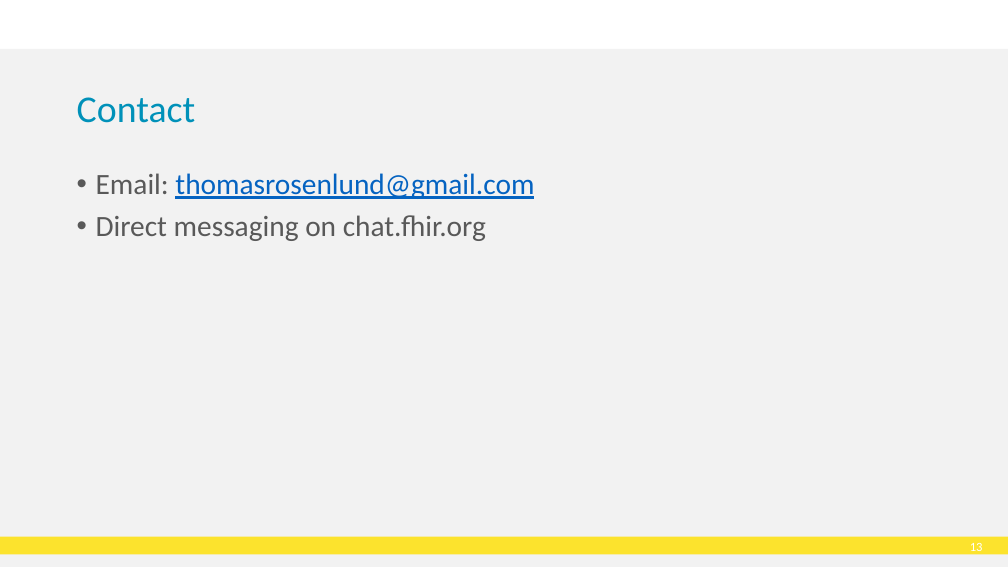
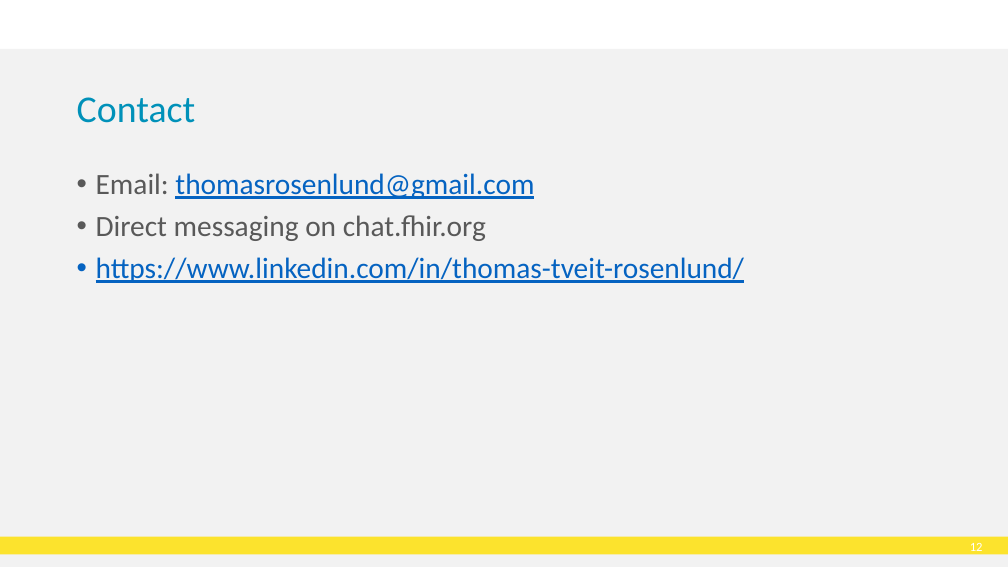
Before and after one commit to HL7Norway/best-practice, a slide deck: slide 13 of docs/presentasjoner/DD23_CT_230508_Thomas_Tveit_Rosenlund_FHIR-in-Norway.pptx (slide 14 before the commit). Drawn at 1008x567 pixels with LibreOffice and Linux fonts; fonts in the diff are those of the drawing; background and template pictures are left out. Boxes give left, top, right and bottom in pixels: in the first picture for what was removed or moved away, otherwise in the second. Text is boxed around its words. In the diff, an @@ line names an element or a change of style, - is before the commit and + after.

```diff
--- a/docs/presentasjoner/DD23_CT_230508_Thomas_Tveit_Rosenlund_FHIR-in-Norway.pptx
+++ b/docs/presentasjoner/DD23_CT_230508_Thomas_Tveit_Rosenlund_FHIR-in-Norway.pptx
@@ text at [96,257,744,283]: paragraph added @@
+• https://www.linkedin.com/in/thomas-tveit-rosenlund/
```
Also in this commit, not shown: 4 other slides changed.
